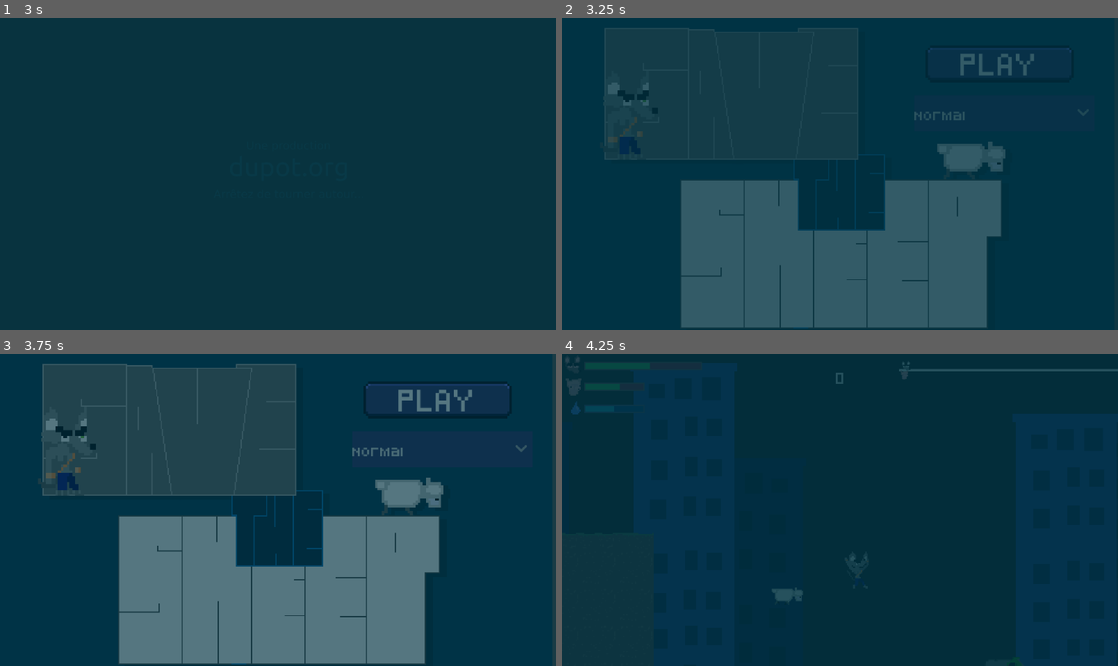
Above: before the commit, frames 1-4 (two rows, left to right).
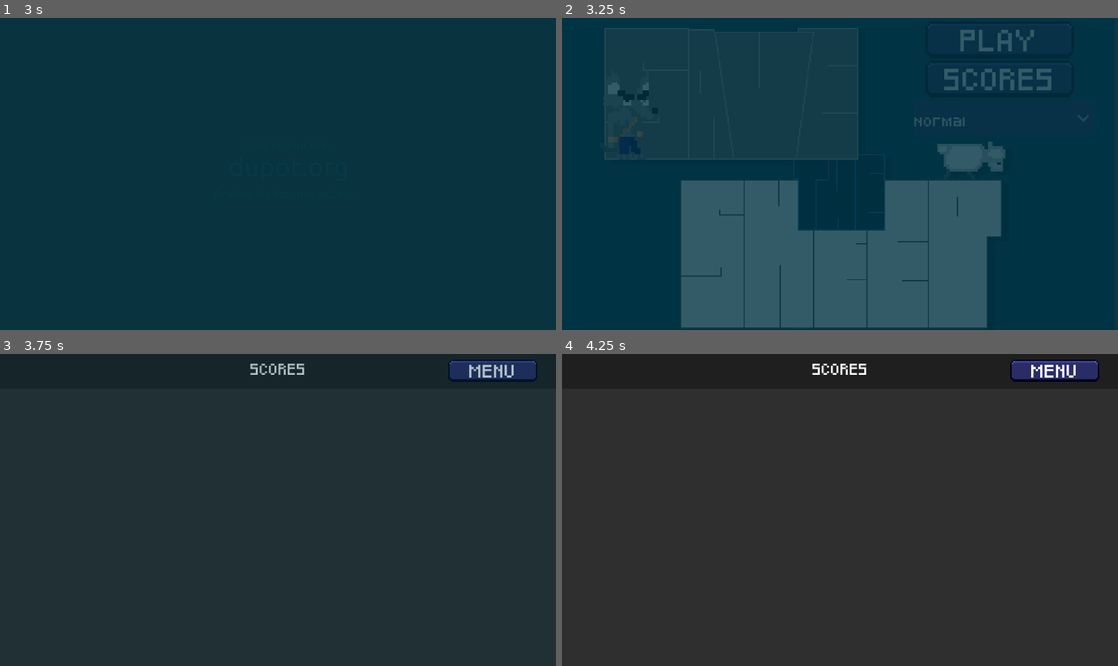
Above: after the commit, the same moments.

Repository: imikado/dupotSaveTheSheep
Game: Godot game, scene res://src/UI/Screens/Boot.tscn
Same seed, same stepped clock (60 frames per second), same inputs: the game is played once before the commit and once after it.
Inputs (mouse positions are in pixels of both pictures, inside the frame that each line leads up to):
- Up to frame 1 (3 s): tap Enter (ui_accept) at 0.5, 0.77, 1.25, 2 s; move the mouse to (400, 158) at 0.52 s; hold Right (ui_right) 0.53-1.25 s; tap Tab (player_action) at 0.6, 2.1 s; click (400, 158) at 0.67 s; drag from (166, 189) to (250, 236) at 1.27 s; move the mouse to (333, 105) at 2.02 s; hold Left (ui_left) 2.03-2.75 s; drag from (250, 236) to (111, 127) at 2.77 s
- Up to frame 2 (3.25 s): no input
- Up to frame 3 (3.75 s): click (439, 416) at 3.5 s, where only the run after the commit has a clickable "Scores"
- Up to frame 4 (4.25 s): no input

Frame 1 is identical in both runs. In frame 2, 1.4% of the frame differs, in the area x 63-92%, y 2-35%; in frame 3, 98%; in frame 4, 100%, in the area x 0-100%, y 0-100%.

Commit message:
add scores

Diff:
--- a/src/UI/Screens/Menu.gd
+++ b/src/UI/Screens/Menu.gd
@@ -1,7 +1,6 @@
 extends Control
 
 @export var mainLevel: PackedScene
-@export var score: PackedScene
 
 func _ready():
 	$AnimatedSprite2D.play()
@@ -31,6 +30,5 @@
 
 
 func _on_score_button_pressed() -> void:
-	GlobalTransition.change_scene_to_packed(score)
-
+	get_tree().change_scene_to_file("res://src/UI/Screens/scores.tscn")
 	pass # Replace with function body.
--- a/src/UI/Screens/Menu.tscn
+++ b/src/UI/Screens/Menu.tscn
@@ -101,19 +101,18 @@
 [node name="PlayButton" parent="." instance=ExtResource("1_bkv4m")]
 layout_mode = 0
 offset_left = 315.0
-offset_top = 17.0
+offset_top = -4.0
 offset_right = 443.0
-offset_bottom = 49.0
+offset_bottom = 28.0
 _export_label = "play"
 
-[node name="PlayButton2" parent="." instance=ExtResource("1_bkv4m")]
-visible = false
+[node name="ScoreButton" parent="." instance=ExtResource("1_bkv4m")]
 layout_mode = 0
-offset_left = 319.0
-offset_top = 77.0
-offset_right = 447.0
-offset_bottom = 109.0
-_export_label = "bonus"
+offset_left = 315.0
+offset_top = 30.0
+offset_right = 443.0
+offset_bottom = 62.0
+_export_label = "Scores"
 
 [node name="AnimatedSprite2D" type="AnimatedSprite2D" parent="."]
 visible = false
@@ -141,9 +140,9 @@
 [node name="levelDifficulty" type="OptionButton" parent="."]
 layout_mode = 0
 offset_left = 305.0
-offset_top = 60.0
+offset_top = 65.0
 offset_right = 461.0
-offset_bottom = 91.0
+offset_bottom = 96.0
 theme = ExtResource("6_j0ooc")
 selected = 1
 item_count = 2
@@ -153,5 +152,5 @@
 popup/item_1/id = 1
 
 [connection signal="pressed" from="PlayButton" to="." method="_on_play_button_pressed"]
-[connection signal="pressed" from="PlayButton2" to="." method="_on_play_button_2_pressed"]
+[connection signal="pressed" from="ScoreButton" to="." method="_on_score_button_pressed"]
 [connection signal="item_selected" from="levelDifficulty" to="." method="_on_level_difficulty_item_selected"]
--- a/src/UI/Screens/scores.gd
+++ b/src/UI/Screens/scores.gd
@@ -4,7 +4,6 @@
 @onready var _line:=$line
 @onready var _table:=$ScrollContainer/table
 
-@export var menuLevel: PackedScene
 
 
 var scoreListOff=[
@@ -82,7 +81,7 @@
 
 		var newLine=_line.duplicate()
 		newLine.get_node("date").text=scoreLoop.date;
-		newLine.get_node("score").text=str(scoreLoop.score);
+		newLine.get_node("score").text=str(int( scoreLoop.score));
 		newLine.visible=true
 
 		_table.add_child(newLine)
@@ -93,6 +92,6 @@
 
 
 func _on_menu_button_pressed() -> void:
-	GlobalTransition.change_scene_to_packed(menuLevel)
+	get_tree().change_scene_to_file("res://src/UI/Screens/Menu.tscn")
 
 	pass # Replace with function body.
--- a/src/UI/Screens/scores.tscn
+++ b/src/UI/Screens/scores.tscn
@@ -1,8 +1,7 @@
-[gd_scene load_steps=5 format=3 uid="uid://ho2gxbustjcg"]
+[gd_scene load_steps=4 format=3 uid="uid://ho2gxbustjcg"]
 
 [ext_resource type="Script" uid="uid://r4glg42fbnsu" path="res://src/UI/Screens/scores.gd" id="1_lv778"]
 [ext_resource type="Theme" uid="uid://bcvv75vn0mwh1" path="res://src/UI/Theme.tres" id="1_rf2oh"]
-[ext_resource type="PackedScene" uid="uid://cd5514wt0rdxf" path="res://src/UI/Screens/Menu.tscn" id="2_k206g"]
 [ext_resource type="PackedScene" uid="uid://yob4um0n673p" path="res://src/UI/Controls/LabelButton.tscn" id="2_lv778"]
 
 [node name="Scores" type="Control"]
@@ -13,7 +12,6 @@
 grow_horizontal = 2
 grow_vertical = 2
 script = ExtResource("1_lv778")
-menuLevel = ExtResource("2_k206g")
 
 [node name="ColorRect" type="ColorRect" parent="."]
 layout_mode = 1
